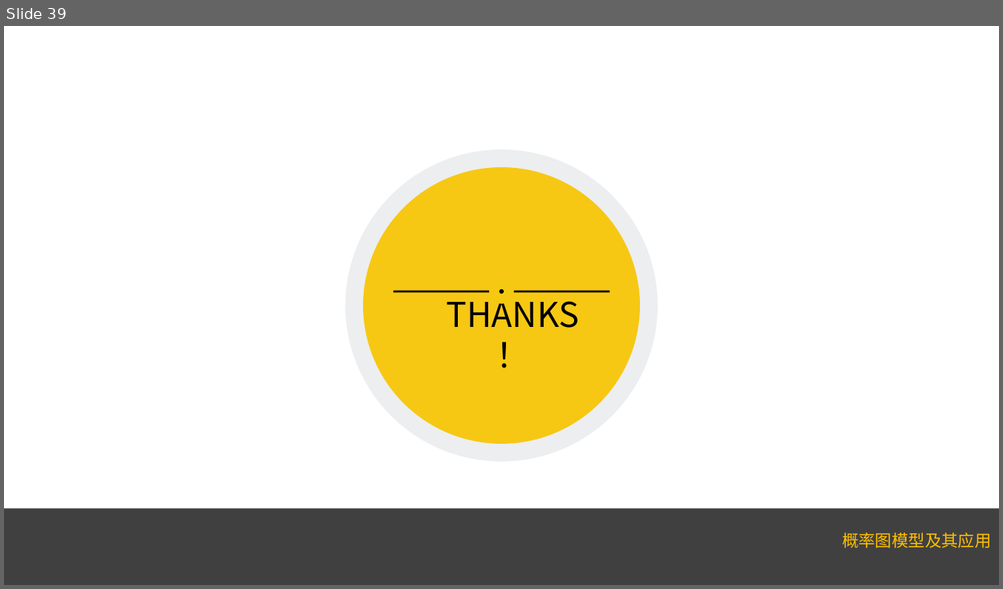
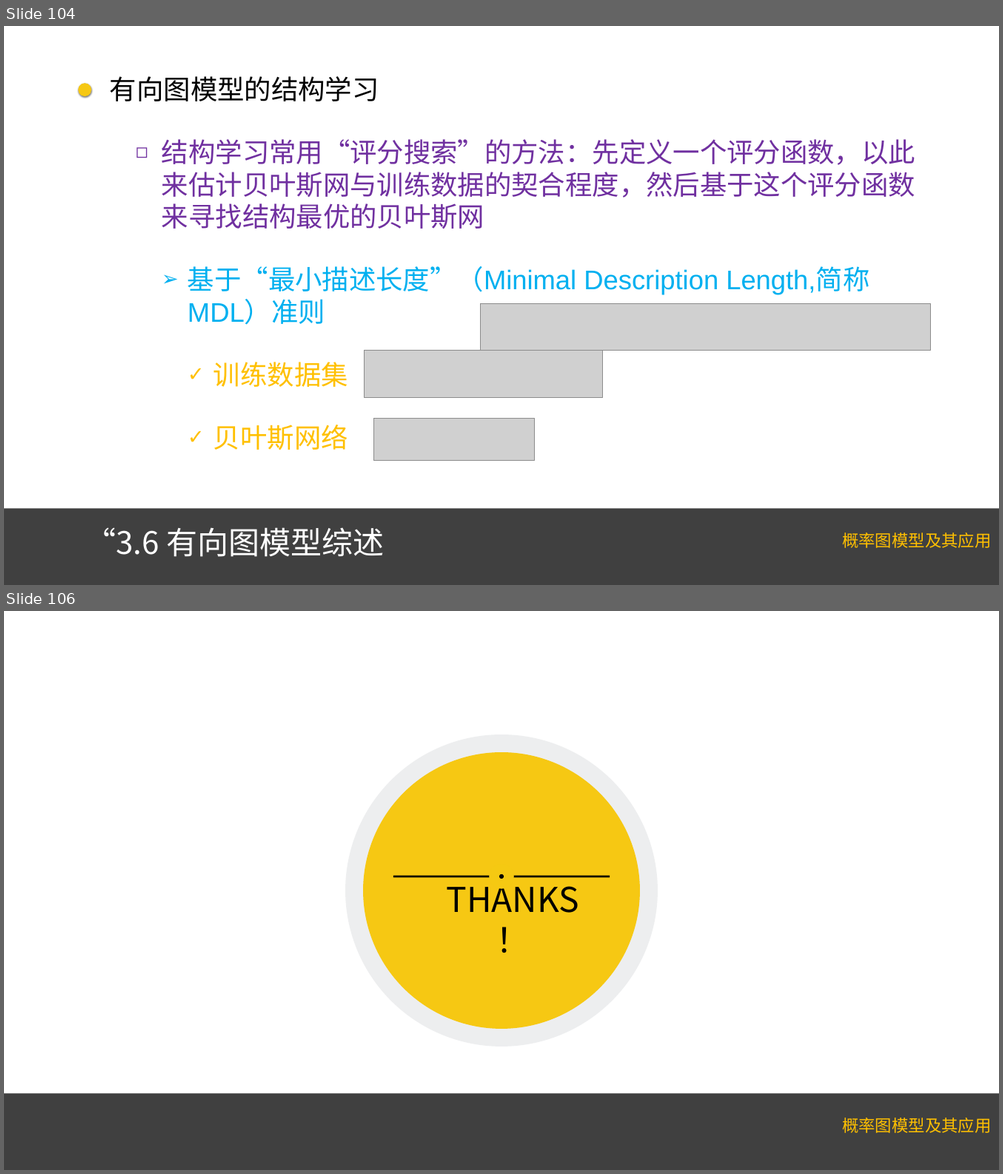
Before and after one commit to Lauralrf/Lauralrf.github.io, a slide deck: 3第三章有向图模型.pptx. Shown one above the other, each under a label of ours: slide 39 before the commit, slides 104 and 106 after it; the slides between them are not shown. The pictures are 1003x589 and 1003x1174 pixels, drawn with LibreOffice and Linux fonts; fonts in the diff are those of the drawing; grey boxes stand for pictures. Boxes give left, top, right and bottom in pixels: in the first picture for what was removed or moved away, otherwise in the second. Text is boxed around its words. In the diff, an @@ line names an element or a change of style, - is before the commit and + after.

```diff
--- a/3第三章有向图模型.pptx
+++ b/3第三章有向图模型.pptx
@@ slide 104 added at box(4, 26, 999, 585), background #FFFFFF; not listed: 2 template elements that a slide beside it also shows @@
@@ ellipse added at box(78, 83, 91, 96), fill #F6C813 @@
@@ text added at box(110, 76, 915, 451), 52 pt, text #7030A0 @@
+有向图模型的结构学习
+  ◻ 结构学习常用“评分搜索”的方法：先定义一个评分函数，以此来估计贝叶斯网与训练数据的契合程度，然后基于这个评分函数来寻找结构最优的贝叶斯网
+    ➢ 基于“最小描述长度”（Minimal Description Length,简称MDL）准则
+      ✓ 训练数据集
+      ✓ 贝叶斯网络
@@ picture added at box(480, 304, 930, 350) @@
@@ picture added at box(364, 350, 602, 397) @@
@@ picture added at box(373, 419, 534, 461) @@
@@ title added at box(85, 528, 384, 557), 60 pt, text #FFFFFF @@
+“3.6 有向图模型综述
@@ what was slide 39 is now slide 106 @@
```
Also in this commit, not shown: 66 other slides added, 4 other files.
